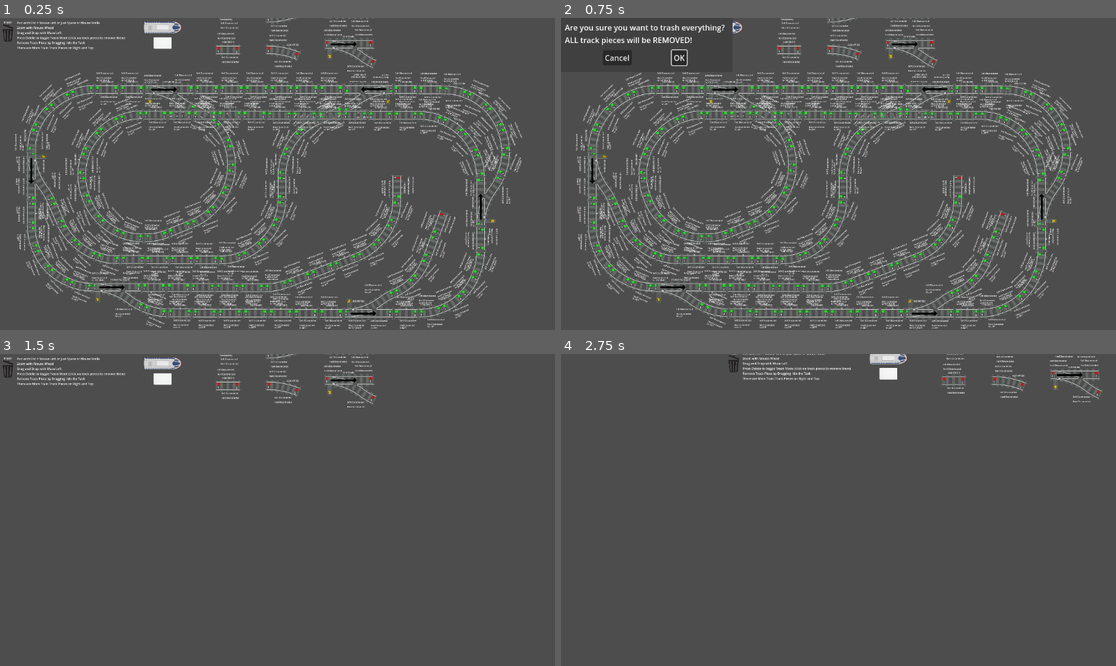
Above: before the commit, frames 1-4 (two rows, left to right).
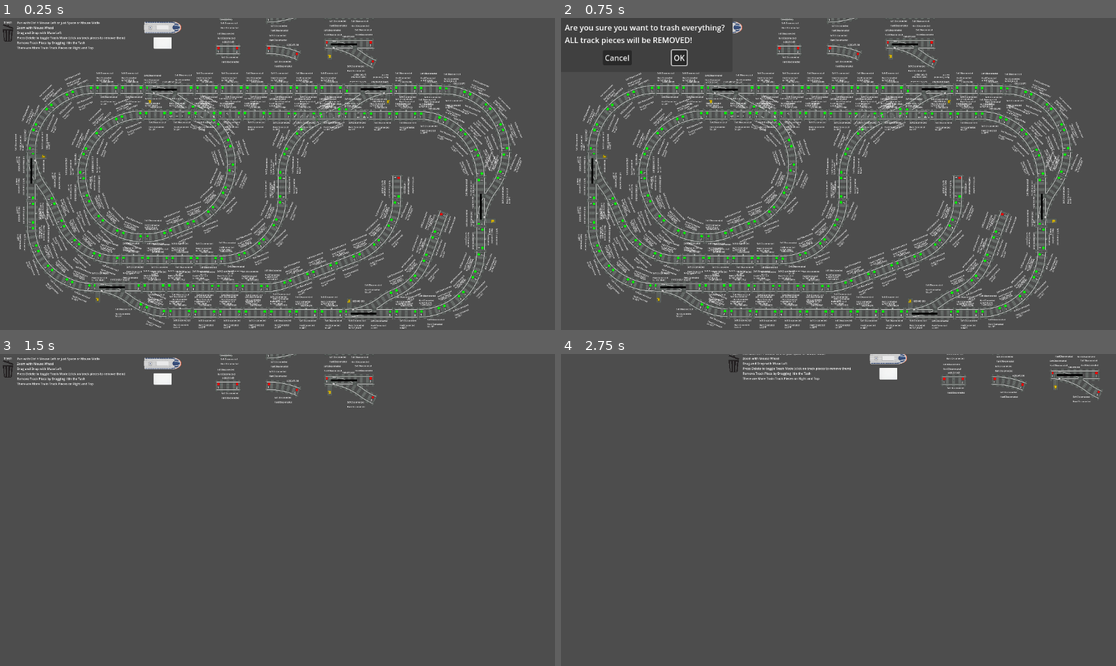
Above: after the commit, the same moments.

Repository: RustyRailways/RustyRailways
Game: Godot game, scene res://Main.tscn
Two runs of this game, one before a commit and one after it. Both use one fixed random seed, a clock stepped at 60 frames per second and the inputs below.
Inputs (mouse positions are in pixels of both pictures, inside the frame that each line leads up to):
- Up to frame 1 (0.25 s): no input
- Up to frame 2 (0.75 s): tap Enter at 0.5 s; drag from (566, 33) to (827, 49) at 0.52 s
- Up to frame 3 (1.5 s): click "OK" at 1.25 s
- Up to frame 4 (2.75 s): tap Space at 2 s; drag from (844, 388) to (566, 369) at 2.02 s

The runs differ from the first frame. In frame 1, 0.4% of the frame differs, in the area x 4-93%, y 5-96%; in frame 2, 0.4%; in frame 3, less than 0.1%; in frame 4, less than 0.1%.

Commit message:
Change arrows of client switches to headless arrows
this is done because it better represents the fact that the switch is both ways

Diff:
--- a/client/train-track-pieces/Switch.tscn
+++ b/client/train-track-pieces/Switch.tscn
@@ -3,7 +3,7 @@
 [ext_resource type="Script" path="res://train-track-pieces/BaseTrainTrackPiece.gd" id="1_efstq"]
 [ext_resource type="Script" path="res://train-track-pieces/ConnectionPoint.gd" id="2_6ucyu"]
 [ext_resource type="Texture2D" uid="uid://c3ftl42oohvn3" path="res://train-track-pieces/Switch.svg" id="3_vqg0s"]
-[ext_resource type="Texture2D" uid="uid://dmls1eufjhk03" path="res://arrow.png" id="4_6r0vl"]
+[ext_resource type="Texture2D" uid="uid://c68urfmgrfvuq" path="res://arrow-headless.png" id="4_yaft4"]
 
 [sub_resource type="CircleShape2D" id="CircleShape2D_ofwjh"]
 radius = 25.0
@@ -206,12 +206,12 @@
 
 [node name="SwitchStateStraight" type="Sprite2D" parent="."]
 position = Vector2(-34, -51)
-texture = ExtResource("4_6r0vl")
+texture = ExtResource("4_yaft4")
 
 [node name="SwitchStateNotStraight" type="Sprite2D" parent="."]
 position = Vector2(-37, -31)
 rotation = 0.325486
-texture = ExtResource("4_6r0vl")
+texture = ExtResource("4_yaft4")
 
 [node name="DebugRayCast2D" type="RayCast2D" parent="."]
 target_position = Vector2(0, 0)
--- a/client/train-track-pieces/SwitchFlippedVertically.tscn
+++ b/client/train-track-pieces/SwitchFlippedVertically.tscn
@@ -3,7 +3,7 @@
 [ext_resource type="Script" path="res://train-track-pieces/BaseTrainTrackPiece.gd" id="1_x6apy"]
 [ext_resource type="Script" path="res://train-track-pieces/ConnectionPoint.gd" id="2_naver"]
 [ext_resource type="Texture2D" uid="uid://c3ftl42oohvn3" path="res://train-track-pieces/Switch.svg" id="3_b5lgu"]
-[ext_resource type="Texture2D" uid="uid://dmls1eufjhk03" path="res://arrow.png" id="4_h8dhi"]
+[ext_resource type="Texture2D" uid="uid://c68urfmgrfvuq" path="res://arrow-headless.png" id="4_6o706"]
 
 [sub_resource type="CircleShape2D" id="CircleShape2D_ofwjh"]
 radius = 25.0
@@ -207,12 +207,12 @@
 
 [node name="SwitchStateStraight" type="Sprite2D" parent="."]
 position = Vector2(-34, 51.825)
-texture = ExtResource("4_h8dhi")
+texture = ExtResource("4_6o706")
 
 [node name="SwitchStateNotStraight" type="Sprite2D" parent="."]
 position = Vector2(-37, 30.91)
 rotation = -0.324631
-texture = ExtResource("4_h8dhi")
+texture = ExtResource("4_6o706")
 
 [node name="DebugRayCast2D" type="RayCast2D" parent="."]
 target_position = Vector2(0, 0)
--- a/client/train-track-pieces/SwitchHalfCurve.tscn
+++ b/client/train-track-pieces/SwitchHalfCurve.tscn
@@ -3,7 +3,7 @@
 [ext_resource type="Script" path="res://train-track-pieces/BaseTrainTrackPiece.gd" id="1_h53c2"]
 [ext_resource type="Script" path="res://train-track-pieces/ConnectionPoint.gd" id="2_1qixk"]
 [ext_resource type="Texture2D" uid="uid://d2wsklnqshceg" path="res://train-track-pieces/SwitchHalfCurve.svg" id="3_mhu4b"]
-[ext_resource type="Texture2D" uid="uid://dmls1eufjhk03" path="res://arrow.png" id="4_2fpnr"]
+[ext_resource type="Texture2D" uid="uid://c68urfmgrfvuq" path="res://arrow-headless.png" id="4_ltyf7"]
 
 [sub_resource type="CircleShape2D" id="CircleShape2D_ofwjh"]
 radius = 25.0
@@ -206,12 +206,12 @@
 
 [node name="SwitchStateStraight" type="Sprite2D" parent="."]
 position = Vector2(-34, -23.425)
-texture = ExtResource("4_2fpnr")
+texture = ExtResource("4_ltyf7")
 
 [node name="SwitchStateNotStraight" type="Sprite2D" parent="."]
 position = Vector2(-37, -7.165)
 rotation = 0.325486
-texture = ExtResource("4_2fpnr")
+texture = ExtResource("4_ltyf7")
 
 [node name="DebugRayCast2D" type="RayCast2D" parent="."]
 target_position = Vector2(0, 0)
--- a/client/train-track-pieces/SwitchHalfCurveFlippedVertically.tscn
+++ b/client/train-track-pieces/SwitchHalfCurveFlippedVertically.tscn
@@ -3,7 +3,7 @@
 [ext_resource type="Script" path="res://train-track-pieces/BaseTrainTrackPiece.gd" id="1_8tp74"]
 [ext_resource type="Script" path="res://train-track-pieces/ConnectionPoint.gd" id="2_wotf6"]
 [ext_resource type="Texture2D" uid="uid://d2wsklnqshceg" path="res://train-track-pieces/SwitchHalfCurve.svg" id="3_3thwk"]
-[ext_resource type="Texture2D" uid="uid://dmls1eufjhk03" path="res://arrow.png" id="4_3pq5e"]
+[ext_resource type="Texture2D" uid="uid://c68urfmgrfvuq" path="res://arrow-headless.png" id="4_okg5m"]
 
 [sub_resource type="CircleShape2D" id="CircleShape2D_ofwjh"]
 radius = 25.0
@@ -207,12 +207,12 @@
 
 [node name="SwitchStateStraight" type="Sprite2D" parent="."]
 position = Vector2(-34, 23.94)
-texture = ExtResource("4_3pq5e")
+texture = ExtResource("4_okg5m")
 
 [node name="SwitchStateNotStraight" type="Sprite2D" parent="."]
 position = Vector2(-37, 7.335)
 rotation = -0.324631
-texture = ExtResource("4_3pq5e")
+texture = ExtResource("4_okg5m")
 
 [node name="DebugRayCast2D" type="RayCast2D" parent="."]
 target_position = Vector2(0, 0)
